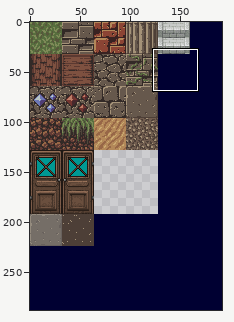
Edited in one commit: sprite sheet (res/tile_atlas.png). Above: a wide view before the commit, with the close-up outlined.
Close-up. As it was:
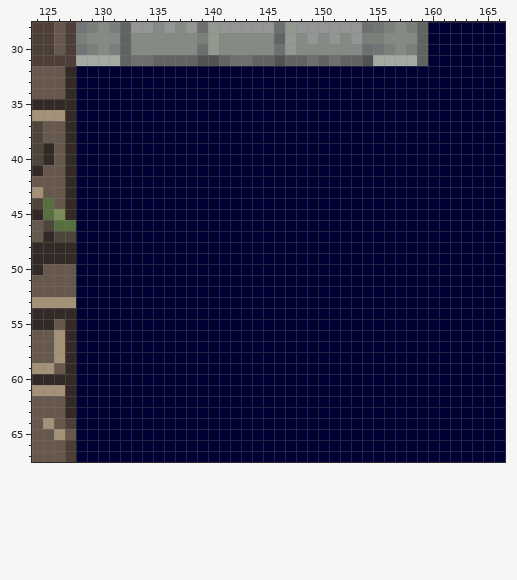
The file is 192x288 pixels. Colours within 5 levels of each other are drawn and written as one. Shown: x 124..166, y 28..67.
After:
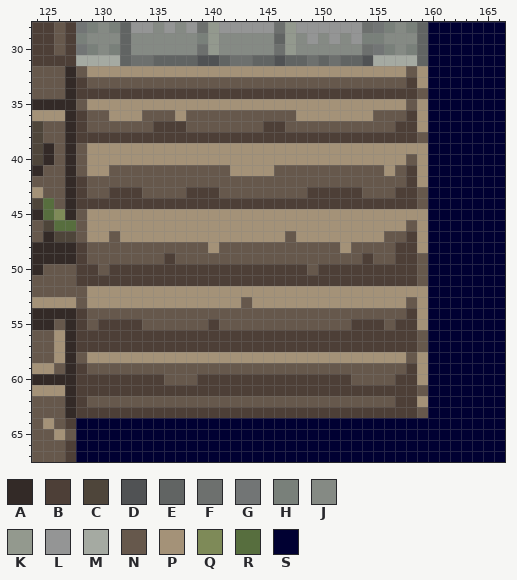
Palette (. is transparent): A #332a27  B #4d3f37  C #4e453a  D #505254  E #616463  F #6d706e  G #727575  H #79807a  J #858a84  K #93998e  L #949595  M #a5aaa2  N #66584c  P #a49278  Q #7e8a58  R #576e3e  S #000032
Changes in this commit:
Changed rows in their new state; - is an unchanged pixel.
first column x 128:
32 NPPPPPPPPPPPPPPPPPPPPPPPPPPPPPNP
33 BNNNNNNNNNNNNNNNNNNNNNNNNNNNNNBP
34 BBBBBBBBBBBBBBBBBBBBBBBBBBBBBBBN
35 NPPPPPPPPPPPPPPPPPPPPPPPPPPPPPNP
36 BNNPPPNNNPNNNNNNNNNNPPPPPPPNNNBP
37 BNNNNNNBBBNNNNNNNBBNNNNNNNNNNBBP
38 BBBBBBBBBBBBBBBBBBBBBBBBBBBBBBBN
39 NPPPPPPPPPPPPPPPPPPPPPPPPPPPPPPP
40 NPPPPPPPPPPPPPPPPPPPPPPPPPPPPPNP
41 NPPNNNNNNNNNNNPPPPNNNNNNNNNNPNBP
42 BNNNNNNNNNNNNNNNNNNNNNNNNNNNNNBP
43 BNNBBBNNNNBBBNNNNNNNNBBBBBNNNBBN
44 BBBBBBBBBBBBBBBBBBBBBBBBBBBBBBBN
45 NPPPPPPPPPPPPPPPPPPPPPPPPPPPPPPP
46 NPPPPPPPPPPPPPPPPPPPPPPPPPPPPPNP
47 NPPNPPPPPPPPPPPPPPPNPPPPPPPPNNBP
48 BNNNNNNNNNNNPNNNNNNNNNNNPNNNNBBP
49 BNNNNNNNBNNNNNNNNNNNNNNNNNBNNBBN
50 BBNBBBBBBBBBBBBBBBBBBNBBBBBBBBBN
51 BBBBBBBBBBBBBBBBBBBBBBBBBBBBBBBN
52 NPPPPPPPPPPPPPPPPPPPPPPPPPPPPPPP
53 NPPPPPPPPPPPPPPNPPPPPPPPPPPPPPNP
54 BNNNNNNNNNNNNNNNNNNNNNNNNNNNNNBP
55 BNBBBBNNNNNNBNNNNNNNNNNNNBBBNBBP
56 BBBBBBBBBBBBBBBBBBBBBBBBBBBBBBBN
57 BBBBBBBBBBBBBBBBBBBBBBBBBBBBBBBN
58 NPPPPPPPPPPPPPPPPPPPPPPPPPPPPPNP
59 BNNNNNNNNNNNNNNNNNNNNNNNNNNNNNBP
60 BBBBBBBBNNNBBBBBBBBBBBBBBNNNNBBP
61 BBBBBBBBBBBBBBBBBBBBBBBBBBBBBBBN
62 BNNNNNNNNNNNNNNNNNNNNNNNNNNNNBBP
63 BBBBBBBBBBBBBBBBBBBBBBBBBBBBBBBN
Changed places in both close-ups, as pixel boxes (x1, y1, x2, y2):
changed: (76, 66, 428, 418)
